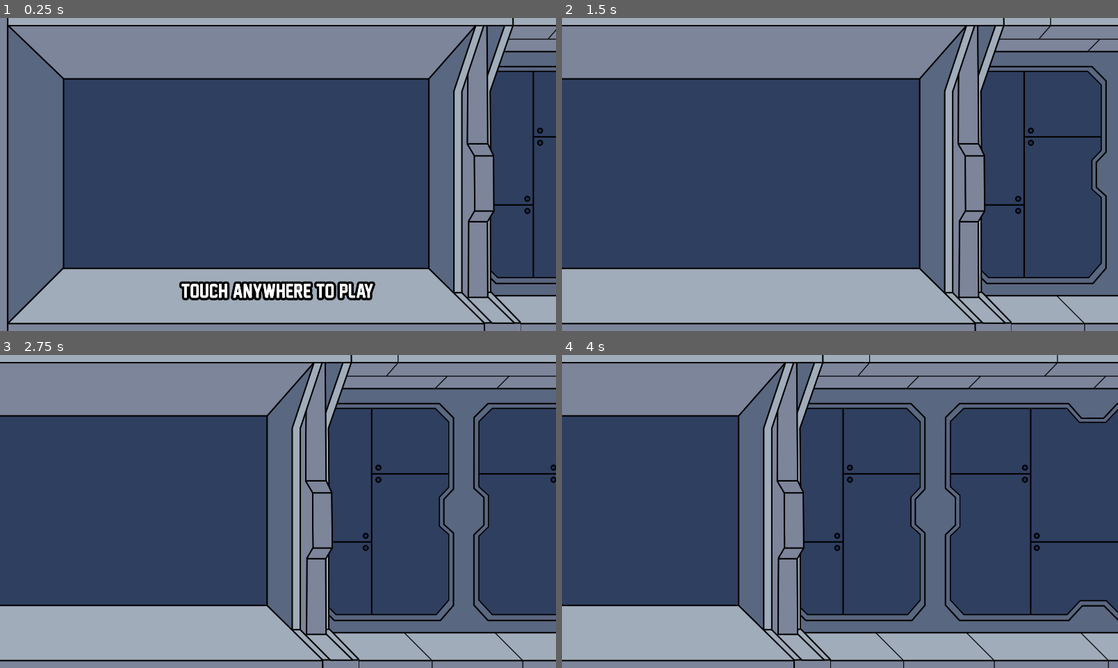
Above: before the commit, frames 1-4 (two rows, left to right).
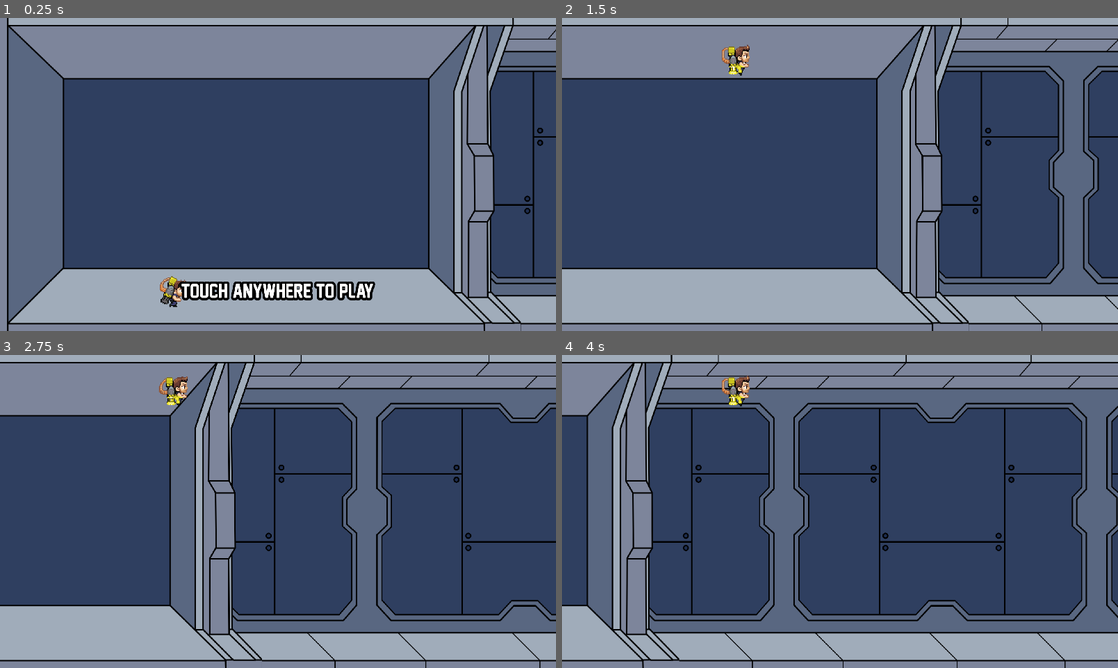
Above: after the commit, the same moments.

Repository: reyvanomario/data-dash
Game: Godot game, scene res://stages/main/main.tscn
The game is run twice, just before and just after one commit, with the same random seed, the same clock (stepped at 60 frames per second) and the same inputs.
Inputs (mouse positions are in pixels of both pictures, inside the frame that each line leads up to):
- Up to frame 1 (0.25 s): no input
- Up to frame 2 (1.5 s): tap Enter at 0.5 s; move the mouse to (962, 158) at 0.52 s; press the mouse at (962, 158) at 0.53 s; move the mouse to (728, 190) at 1.27 s; release the mouse at (728, 190) at 1.28 s; click (728, 190) at 1.35 s
- Up to frame 3 (2.75 s): move the mouse to (333, 442) at 2.02 s; press the mouse at (333, 442) at 2.03 s
- Up to frame 4 (4 s): move the mouse to (812, 574) at 2.77 s; release the mouse at (812, 574) at 2.78 s; click (812, 574) at 2.85 s; move the mouse to (1006, 558) at 3.52 s; press the mouse at (1006, 558) at 3.53 s

The runs differ from the first frame. In frame 1, 0.8% of the frame differs, in the area x 2-100%, y 3-98%; in frame 2, 23%; in frame 3, 31%; in frame 4, 32%, in the area x 4-100%, y 0-100%.

Commit message:
Add player scene, sprites, animation, and basic controlls; Add world boundaries too

Diff:
--- /dev/null
+++ b/entities/player/player.gd
@@ -0,0 +1,19 @@
+extends CharacterBody2D
+
+const JETPACK_FORCE = -15000.0
+
+@onready var player_animation_tree: PlayerAnimationTree = $PlayerAnimationTree
+
+func _physics_process(delta: float) -> void:
+	player_animation_tree.grounded = is_on_floor()
+
+	if not is_on_floor():
+		velocity += get_gravity() * delta
+
+	if Input.is_action_pressed('fly'):
+		player_animation_tree.jetpack_activated = true
+		velocity.y += (JETPACK_FORCE * delta)
+	if Input.is_action_just_released('fly'):
+		player_animation_tree.jetpack_activated = false
+
+	move_and_slide()
--- /dev/null
+++ b/entities/player/player.tscn
@@ -0,0 +1,152 @@
+[gd_scene load_steps=21 format=3 uid="uid://cw101ycuhjuav"]
+
+[ext_resource type="Texture2D" uid="uid://cipyka5o76usi" path="res://entities/player/barry_spritesheet.png" id="1_4x2ys"]
+[ext_resource type="Script" path="res://entities/player/player.gd" id="1_pptrt"]
+[ext_resource type="Script" path="res://entities/player/player_animation_tree.gd" id="3_vvpg7"]
+
+[sub_resource type="RectangleShape2D" id="RectangleShape2D_72wjm"]
+size = Vector2(25, 32)
+
+[sub_resource type="Animation" id="Animation_ob4fw"]
+length = 0.001
+tracks/0/type = "value"
+tracks/0/imported = false
+tracks/0/enabled = true
+tracks/0/path = NodePath("Sprite2D:frame")
+tracks/0/interp = 1
+tracks/0/loop_wrap = true
+tracks/0/keys = {
+"times": PackedFloat32Array(0),
+"transitions": PackedFloat32Array(1),
+"update": 1,
+"values": [0]
+}
+
+[sub_resource type="Animation" id="Animation_hrh6l"]
+resource_name = "fall"
+tracks/0/type = "value"
+tracks/0/imported = false
+tracks/0/enabled = true
+tracks/0/path = NodePath("Sprite2D:frame")
+tracks/0/interp = 1
+tracks/0/loop_wrap = true
+tracks/0/keys = {
+"times": PackedFloat32Array(0),
+"transitions": PackedFloat32Array(1),
+"update": 1,
+"values": [4]
+}
+
+[sub_resource type="Animation" id="Animation_4bow7"]
+resource_name = "fly"
+length = 0.4
+loop_mode = 1
+tracks/0/type = "value"
+tracks/0/imported = false
+tracks/0/enabled = true
+tracks/0/path = NodePath("Sprite2D:frame")
+tracks/0/interp = 1
+tracks/0/loop_wrap = true
+tracks/0/keys = {
+"times": PackedFloat32Array(0, 0.1, 0.2, 0.3),
+"transitions": PackedFloat32Array(1, 1, 1, 1),
+"update": 1,
+"values": [4, 5, 6, 7]
+}
+
+[sub_resource type="Animation" id="Animation_ig7lf"]
+resource_name = "run"
+length = 0.4
+loop_mode = 1
+tracks/0/type = "value"
+tracks/0/imported = false
+tracks/0/enabled = true
+tracks/0/path = NodePath("Sprite2D:frame")
+tracks/0/interp = 1
+tracks/0/loop_wrap = true
+tracks/0/keys = {
+"times": PackedFloat32Array(0, 0.1, 0.2, 0.3),
+"transitions": PackedFloat32Array(1, 1, 1, 1),
+"update": 1,
+"values": [0, 1, 2, 3]
+}
+
+[sub_resource type="AnimationLibrary" id="AnimationLibrary_ihqrn"]
+_data = {
+"RESET": SubResource("Animation_ob4fw"),
+"fall": SubResource("Animation_hrh6l"),
+"fly": SubResource("Animation_4bow7"),
+"run": SubResource("Animation_ig7lf")
+}
+
+[sub_resource type="AnimationNodeAnimation" id="AnimationNodeAnimation_kv5sd"]
+animation = &"fall"
+
+[sub_resource type="AnimationNodeAnimation" id="AnimationNodeAnimation_j48t8"]
+animation = &"fly"
+
+[sub_resource type="AnimationNodeAnimation" id="AnimationNodeAnimation_qjtgq"]
+animation = &"run"
+
+[sub_resource type="AnimationNodeBlendTree" id="AnimationNodeBlendTree_i2jll"]
+nodes/Animation/node = SubResource("AnimationNodeAnimation_qjtgq")
+nodes/Animation/position = Vector2(380, 120)
+nodes/output/position = Vector2(600, 140)
+node_connections = [&"output", 0, &"Animation"]
+
+[sub_resource type="AnimationNodeStateMachineTransition" id="AnimationNodeStateMachineTransition_ckfqr"]
+advance_mode = 2
+
+[sub_resource type="AnimationNodeStateMachineTransition" id="AnimationNodeStateMachineTransition_wprwu"]
+advance_mode = 2
+advance_expression = "jetpack_activated"
+
+[sub_resource type="AnimationNodeStateMachineTransition" id="AnimationNodeStateMachineTransition_8b60v"]
+advance_mode = 2
+advance_expression = "grounded"
+
+[sub_resource type="AnimationNodeStateMachineTransition" id="AnimationNodeStateMachineTransition_jfxnt"]
+advance_mode = 2
+advance_expression = "not jetpack_activated"
+
+[sub_resource type="AnimationNodeStateMachineTransition" id="AnimationNodeStateMachineTransition_h1wi6"]
+advance_mode = 2
+advance_expression = "jetpack_activated"
+
+[sub_resource type="AnimationNodeStateMachineTransition" id="AnimationNodeStateMachineTransition_3eqk6"]
+advance_mode = 2
+advance_expression = "grounded"
+
+[sub_resource type="AnimationNodeStateMachine" id="AnimationNodeStateMachine_y2jas"]
+states/Start/position = Vector2(216, 100)
+states/fall/node = SubResource("AnimationNodeAnimation_kv5sd")
+states/fall/position = Vector2(474, 228)
+states/fly/node = SubResource("AnimationNodeAnimation_j48t8")
+states/fly/position = Vector2(304, 228)
+states/ground/node = SubResource("AnimationNodeBlendTree_i2jll")
+states/ground/position = Vector2(391, 100)
+transitions = ["Start", "ground", SubResource("AnimationNodeStateMachineTransition_ckfqr"), "ground", "fly", SubResource("AnimationNodeStateMachineTransition_wprwu"), "fall", "ground", SubResource("AnimationNodeStateMachineTransition_8b60v"), "fly", "fall", SubResource("AnimationNodeStateMachineTransition_jfxnt"), "fall", "fly", SubResource("AnimationNodeStateMachineTransition_h1wi6"), "fly", "ground", SubResource("AnimationNodeStateMachineTransition_3eqk6")]
+graph_offset = Vector2(-42.0295, 0)
+
+[node name="Player" type="CharacterBody2D"]
+scale = Vector2(3, 3)
+script = ExtResource("1_pptrt")
+
+[node name="CollisionShape2D" type="CollisionShape2D" parent="."]
+shape = SubResource("RectangleShape2D_72wjm")
+
+[node name="Sprite2D" type="Sprite2D" parent="."]
+texture = ExtResource("1_4x2ys")
+hframes = 4
+vframes = 2
+region_rect = Rect2(0, 0, 256, 128)
+
+[node name="AnimationPlayer" type="AnimationPlayer" parent="."]
+libraries = {
+"": SubResource("AnimationLibrary_ihqrn")
+}
+
+[node name="PlayerAnimationTree" type="AnimationTree" parent="."]
+tree_root = SubResource("AnimationNodeStateMachine_y2jas")
+anim_player = NodePath("../AnimationPlayer")
+script = ExtResource("3_vvpg7")
--- /dev/null
+++ b/entities/player/player_animation_tree.gd
@@ -0,0 +1,5 @@
+class_name PlayerAnimationTree
+extends AnimationTree
+
+var grounded:bool = false
+var jetpack_activated:bool = false
--- a/project.godot
+++ b/project.godot
@@ -51,8 +51,13 @@
 ]
 }
 
+[physics]
+
+2d/default_gravity=6000.0
+
 [rendering]
 
+textures/canvas_textures/default_texture_filter=0
 renderer/rendering_method="gl_compatibility"
 renderer/rendering_method.mobile="gl_compatibility"
 textures/vram_compression/import_etc2_astc=true
--- a/stages/main/main.tscn
+++ b/stages/main/main.tscn
@@ -1,7 +1,8 @@
-[gd_scene load_steps=3 format=3 uid="uid://dkiufj3yhj50s"]
+[gd_scene load_steps=4 format=3 uid="uid://dkiufj3yhj50s"]
 
 [ext_resource type="PackedScene" uid="uid://d370gfo85kgf6" path="res://stages/parallax_background/parallax_background.tscn" id="1_6cvk4"]
 [ext_resource type="PackedScene" uid="uid://e4unmckmojc6" path="res://ui/start_screen/start_screen.tscn" id="2_dox6r"]
+[ext_resource type="PackedScene" uid="uid://cw101ycuhjuav" path="res://entities/player/player.tscn" id="3_7gqhq"]
 
 [node name="Main" type="Node2D"]
 
@@ -10,3 +11,6 @@
 [node name="CanvasLayer" type="CanvasLayer" parent="."]
 
 [node name="StartScreen" parent="CanvasLayer" instance=ExtResource("2_dox6r")]
+
+[node name="Player" parent="." instance=ExtResource("3_7gqhq")]
+position = Vector2(600, 940)
--- a/stages/parallax_background/parallax_background.tscn
+++ b/stages/parallax_background/parallax_background.tscn
@@ -1,11 +1,30 @@
-[gd_scene load_steps=4 format=3 uid="uid://d370gfo85kgf6"]
+[gd_scene load_steps=6 format=3 uid="uid://d370gfo85kgf6"]
 
 [ext_resource type="Script" path="res://stages/parallax_background/parallax_background.gd" id="1_twwrr"]
 [ext_resource type="Texture2D" uid="uid://cq8nh4cye05d2" path="res://stages/parallax_background/sections/section_1/section_1_part_0.png" id="3_gl1t6"]
 [ext_resource type="Texture2D" uid="uid://btcy7xiobbv56" path="res://stages/parallax_background/sections/section_0/section_0.png" id="3_m6x8w"]
 
+[sub_resource type="WorldBoundaryShape2D" id="WorldBoundaryShape2D_rcwo6"]
+normal = Vector2(0, 1)
+
+[sub_resource type="WorldBoundaryShape2D" id="WorldBoundaryShape2D_7pn3i"]
+
 [node name="ParallaxBackground" type="ParallaxBackground"]
 script = ExtResource("1_twwrr")
+
+[node name="boundaries" type="Node" parent="."]
+
+[node name="roof" type="StaticBody2D" parent="boundaries"]
+position = Vector2(0, 80)
+
+[node name="CollisionShape2D" type="CollisionShape2D" parent="boundaries/roof"]
+shape = SubResource("WorldBoundaryShape2D_rcwo6")
+
+[node name="floor" type="StaticBody2D" parent="boundaries"]
+position = Vector2(0, 1000)
+
+[node name="CollisionShape2D" type="CollisionShape2D" parent="boundaries/floor"]
+shape = SubResource("WorldBoundaryShape2D_7pn3i")
 
 [node name="ParallaxLayer2" type="ParallaxLayer" parent="."]
 motion_mirroring = Vector2(2160, 0)
--- a/utilities/game/game_manager.gd
+++ b/utilities/game/game_manager.gd
@@ -7,8 +7,8 @@
 	PLAYING,
 }
 enum Speed {
-	MIN = 250,
-	MAX = 1000,
+	MIN = 400,
+	MAX = 2000,
 }
 #endregion
 
Binary file added: entities/player/barry_spritesheet.png
Not shown, added: entities/player/barry_spritesheet.png.import
